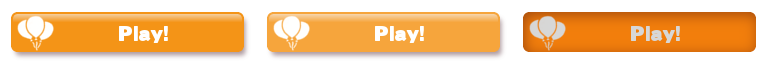
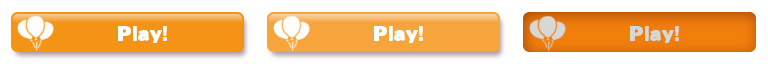
Layered file, before and after one edit (768x64). Changes by layer:
painted on "Play!" over [118, 26, 680, 43]
